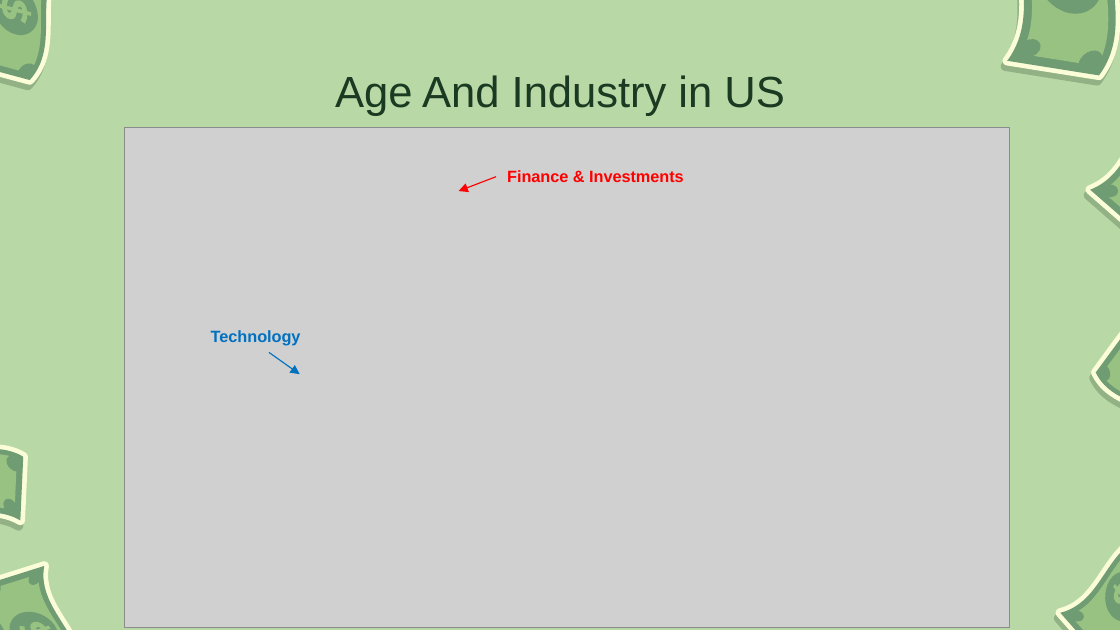
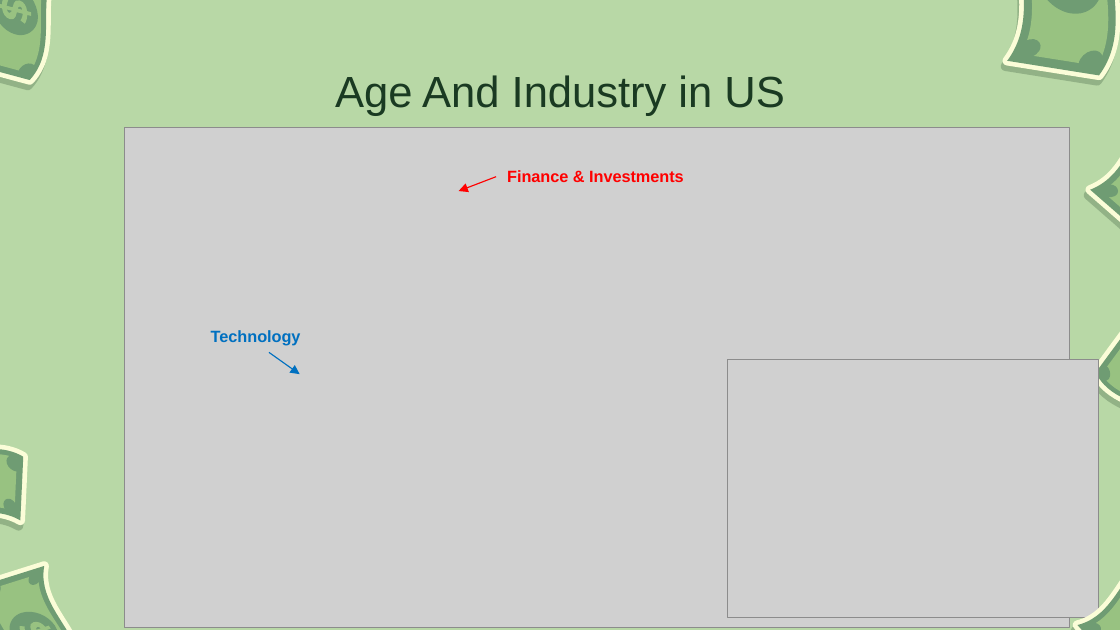
Before and after one commit to gialiubc/project_1, a slide deck: slide 8 of gia/who_are_the_billionaires.pptx. Drawn at 1120x630 pixels with LibreOffice and Linux fonts; fonts in the diff are those of the drawing; grey boxes stand for pictures; background and template pictures are left out. Boxes give left, top, right and bottom in pixels: in the first picture for what was removed or moved away, otherwise in the second. Text is boxed around its words. In the diff, an @@ line names an element or a change of style, - is before the commit and + after.

```diff
--- a/gia/who_are_the_billionaires.pptx
+++ b/gia/who_are_the_billionaires.pptx
@@ picture: place and size @@
-picture at (124,128,1009,628)
+picture at (124,128,1070,628)
@@ picture added at (728,360,1099,618) @@
@@ freeform shape: place and size @@
-freeform shape at (1048,526,1120,630)
+freeform shape at (1066,539,1120,630)
@@ freeform shape: place and size @@
-freeform shape at (1048,526,1120,630)
+freeform shape at (1066,539,1120,630)
@@ freeform shape: place and size @@
-freeform shape at (1057,535,1120,630)
+freeform shape at (1074,547,1120,630)
@@ freeform shape removed at (1108,578,1120,617) @@
@@ freeform shape: place and size @@
-freeform shape at (1092,565,1120,629)
+freeform shape at (1110,577,1120,630)
@@ freeform shape: place and size @@
-freeform shape at (1066,606,1087,626)
+freeform shape at (1083,619,1103,630)
```
Also in this commit, not shown: 6 other slides changed, 2 slides removed.
